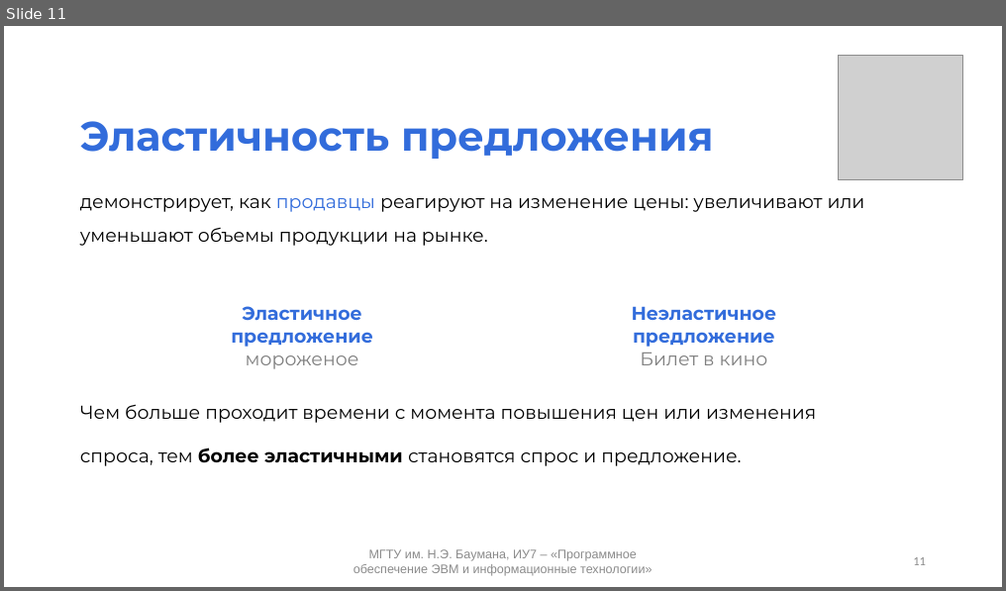
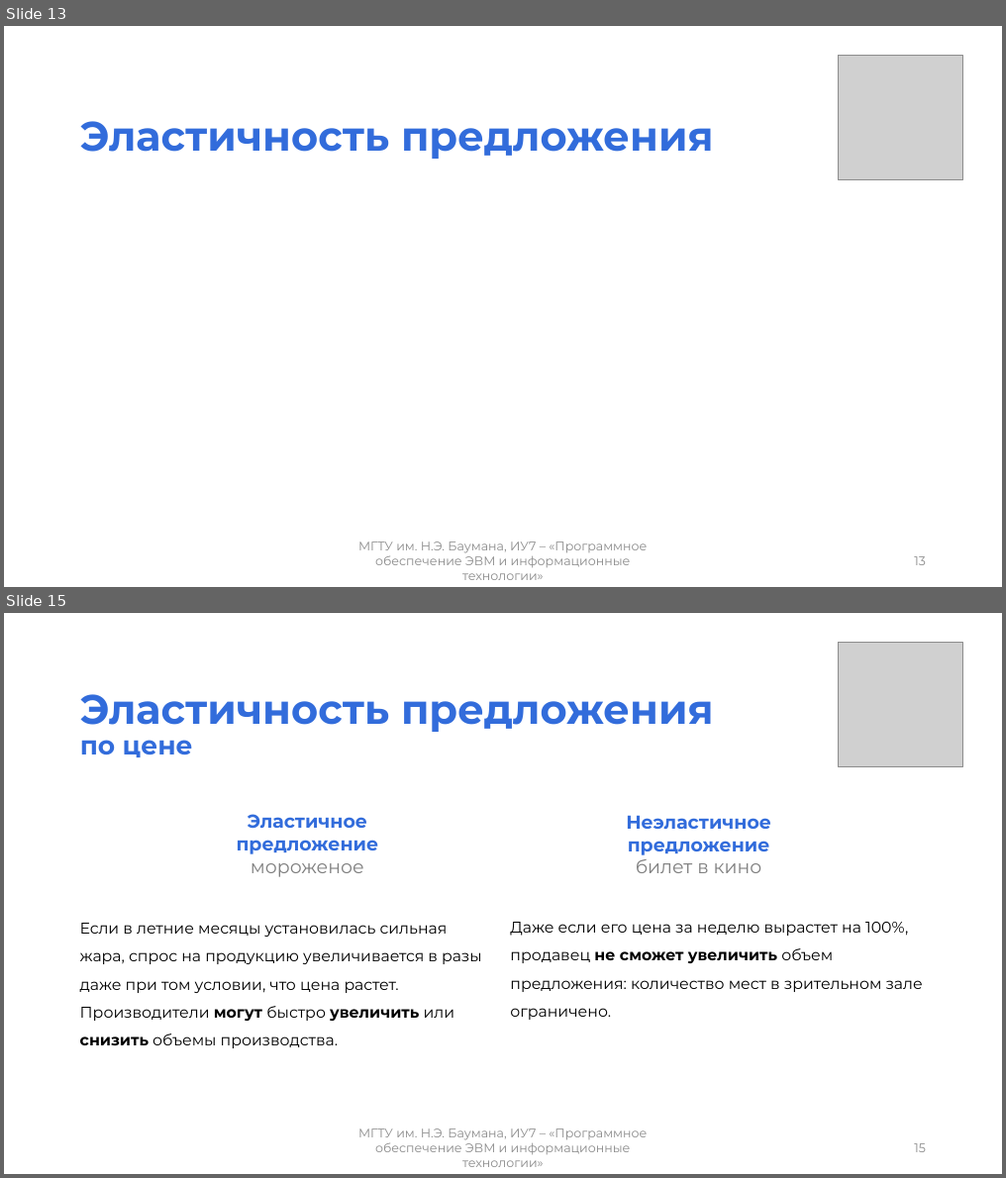
Before and after one commit to mshsvnv/Economics, a slide deck: module_01/pres.pptx. Shown one above the other, each under a label of ours: slide 11 before the commit, slides 13 and 15 after it; the slides between them are not shown. The pictures are 1006x591 and 1006x1178 pixels, drawn with LibreOffice and Linux fonts; fonts in the diff are those of the drawing; grey boxes stand for pictures. Boxes give left, top, right and bottom in pixels: in the first picture for what was removed or moved away, otherwise in the second. Text is boxed around its words. In the diff, an @@ line names an element or a change of style, - is before the commit and + after.

```diff
--- a/module_01/pres.pptx
+++ b/module_01/pres.pptx
@@ slide 15 added at (4,613,1002,1174), background #FFFFFF @@
@@ picture added at (839,642,963,766) @@
@@ title added at (80,694,714,758), 39.6 pt, text #326CDB, bold @@
+Эластичность предложения
+по цене
@@ text added at (237,814,379,877), 18 pt, text #326CDB, bold @@
+Эластичное предложение
+мороженое
@@ text added at (626,815,771,873), 18 pt, text #326CDB, bold @@
+Неэластичное предложение
+билет в кино
@@ text added at (80,923,482,1049), 15 pt, text #000000 @@
+Если в летние месяцы установилась сильная жара, спрос на продукцию увеличивается в разы даже при том условии, что цена растет.
+Производители могут быстро увеличить или снизить объемы производства.
@@ text added at (510,922,923,1020), 15 pt, text #000000 @@
+Даже если его цена за неделю вырастет на 100%, продавец не сможет увеличить объем предложения: количество мест в зрительном зале ограничено.
@@ text added at (358,1129,647,1167), 12 pt, text #8C8C8C @@
+МГТУ им. Н.Э. Баумана, ИУ7 – «Программное обеспечение ЭВМ и информационные технологии»
@@ page number added at (914,1144,926,1153), 12 pt, text #8C8C8C @@
+15
@@ what was slide 11 is now slide 13 @@
@@ slide 13 changed as well @@
@@ text removed at (80,198,865,467) @@
-демонстрирует, как продавцы реагируют на изменение цены: увеличивают или уменьшают объемы продукции на рынке.
-Чем больше проходит времени с момента повышения цен или изменения
-спроса, тем более эластичными становятся спрос и предложение.
@@ text removed at (231,306,373,370) @@
-Эластичное предложение
-мороженое
@@ text removed at (632,306,777,366) @@
-Неэластичное предложение
-Билет в кино
@@ text "МГТУ им. Н.Э. Баумана, ИУ7 ..." at (358,542,647,580): font Arial to Montserrat @@
@@ page number at (914,557,926,566): text changed; font Calibri to Montserrat @@
-11
+13
```
Also in this commit, not shown: 11 other slides changed, 3 other slides added, 5 other files.
